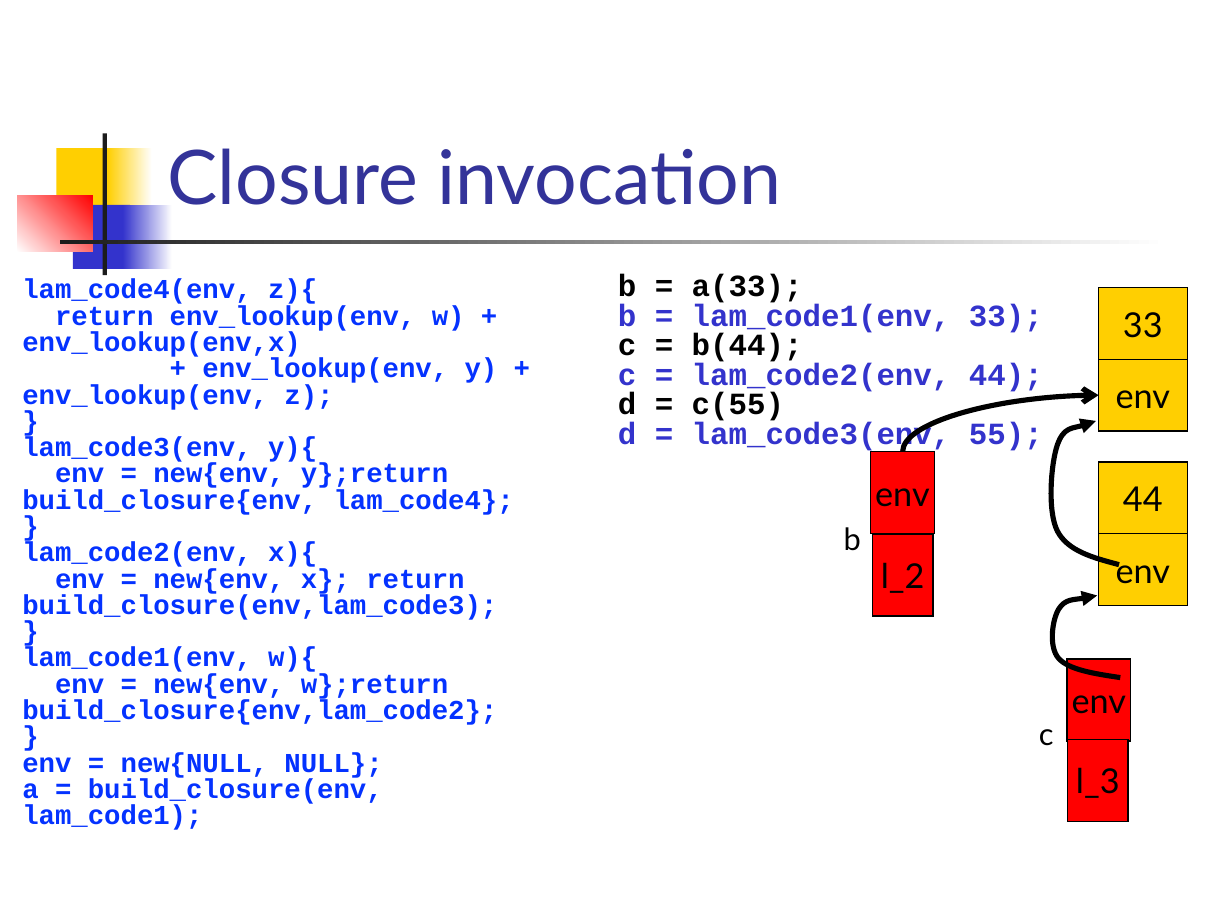
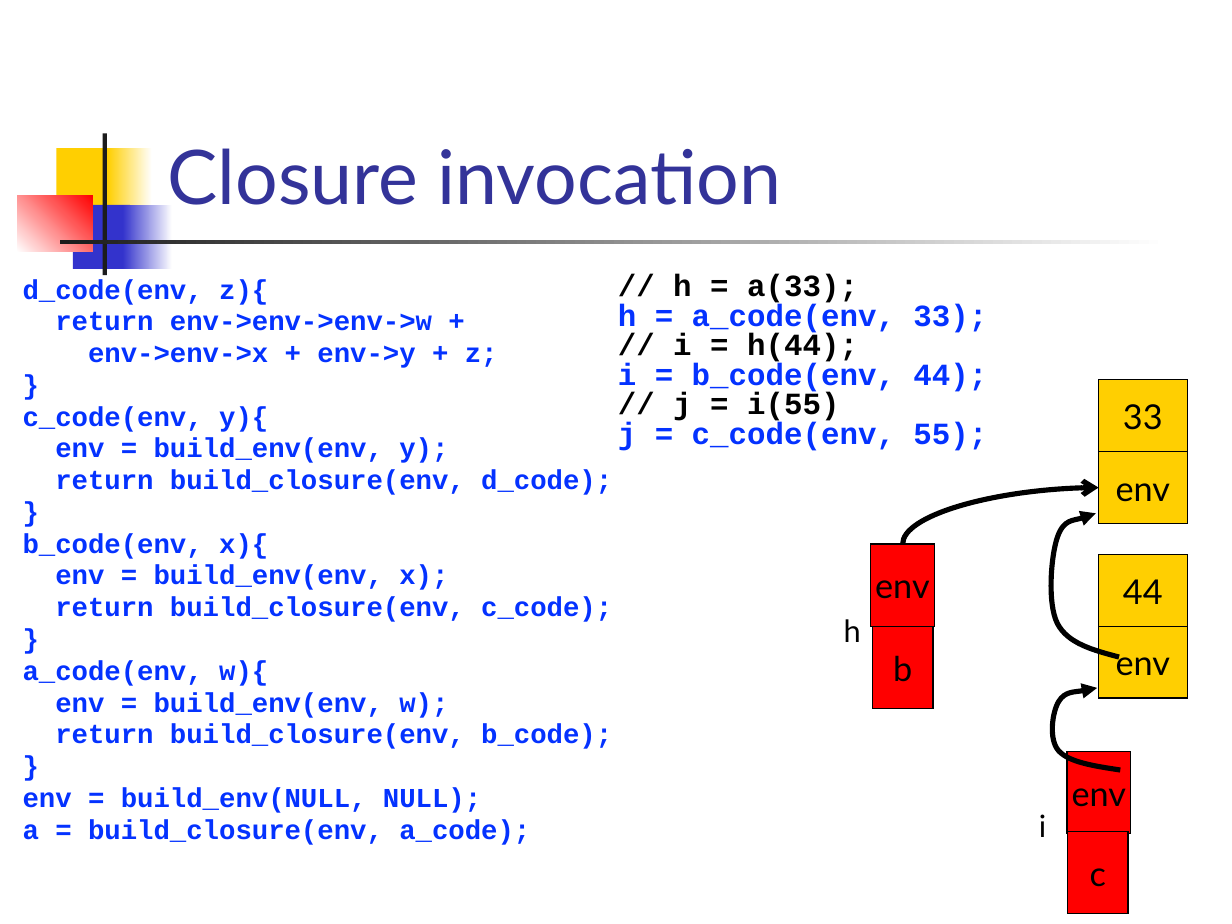
Before and after one commit to csslab-ustc/csslab-ustc.github.io, a slide deck: slide 27 of courses/compiler/slides/lec20-ir-closure.pptx. Drawn at 1232x924 pixels with LibreOffice and Linux fonts; fonts in the diff are those of the drawing. Boxes give left, top, right and bottom in pixels: in the first picture for what was removed or moved away, otherwise in the second. Text is boxed around its words. In the diff, an @@ line names an element or a change of style, - is before the commit and + after.

Commit message:
revised

```diff
--- a/courses/compiler/slides/lec20-ir-closure.pptx
+++ b/courses/compiler/slides/lec20-ir-closure.pptx
@@ text "d_code(env, z){" at (23,279,612,845): indent changed; more space between paragraphs @@
@@ text at (23,279,498,368): text changed @@
-lam_code4(env, z){
-return env_lookup(env, w) + env_lookup(env,x)
-+ env_lookup(env, y) + env_lookup(env, z);
+d_code(env, z){
+return env->env->env->w +
+env->env->x + env->y + z;
@@ text at (618,274,987,451): text changed; text colour #3333CC to #0432FF @@
-b = a(33);
-b = lam_code1(env, 33);
-c = b(44);
-c = lam_code2(env, 44);
-d = c(55)
-d = lam_code3(env, 55);
+// h = a(33);
+h = a_code(env, 33);
+// i = h(44);
+i = b_code(env, 44);
+// j = i(55)
+j = c_code(env, 55);
@@ text at (23,406,612,495): text changed @@
-lam_code3(env, y){
-env = new{env, y};return build_closure{env, lam_code4};
+c_code(env, y){
+env = build_env(env, y);
+return build_closure(env, d_code);
@@ rectangle "env": place and size @@
-rectangle "env" at (1099,533,1188,605)
+rectangle "env" at (1099,452,1188,524)
@@ 2 rectangles, 1 freeform shape, 1 curved arrow: place and size @@
-2 rectangles, 1 freeform shape, 1 curved arrow at (871,395,1131,742)
+2 rectangles, 1 freeform shape, 1 curved arrow at (871,488,1131,834)
@@ text at (23,533,612,622): text changed @@
-lam_code2(env, x){
-env = new{env, x}; return build_closure(env,lam_code3);
+b_code(env, x){
+env = build_env(env, x);
+return build_closure(env, c_code);
@@ rectangle removed at (872,533,933,616) @@
-l_2
@@ text added at (844,619,861,642), 18 pt, text #000000 @@
+h
@@ rectangle "b": place and size @@
-rectangle "b" at (844,527,861,551)
+rectangle "b" at (872,626,933,708)
@@ rectangle "b" at (872,626,933,708): size 18 to 20 pt; alignment left to centre; vertical alignment top to middle; fill none to #FF0000; outline none to #000000 0.75 pt @@
@@ rectangle "env": place and size @@
-rectangle "env" at (1099,360,1188,431)
+rectangle "env" at (1099,626,1188,697)
@@ text at (23,661,612,749): text changed @@
-lam_code1(env, w){
-env = new{env, w};return build_closure{env,lam_code2};
+a_code(env, w){
+env = build_env(env, w);
+return build_closure(env, b_code);
@@ 2 rectangles, 1 freeform shape: place and size @@
-2 rectangles, 1 freeform shape at (1048,287,1188,678)
+2 rectangles, 1 freeform shape at (1048,379,1188,770)
@@ rectangle removed at (1068,739,1129,822) @@
-l_3
@@ text at (23,788,530,845): text changed @@
-env = new{NULL, NULL};
-a = build_closure(env, lam_code1);
+env = build_env(NULL, NULL);
+a = build_closure(env, a_code);
@@ text added at (1039,814,1046,837), 18 pt, text #000000 @@
+i
@@ rectangle "c" at (1068,832,1129,914): size 18 to 20 pt; alignment left to centre; vertical alignment top to middle; fill none to #FF0000; outline none to #000000 0.75 pt @@
@@ rectangle "c": place and size @@
-rectangle "c" at (1039,729,1054,746)
+rectangle "c" at (1068,832,1129,914)
```
Also in this commit, not shown: 20 other slides changed, 1 slide added, 1 slide removed.
